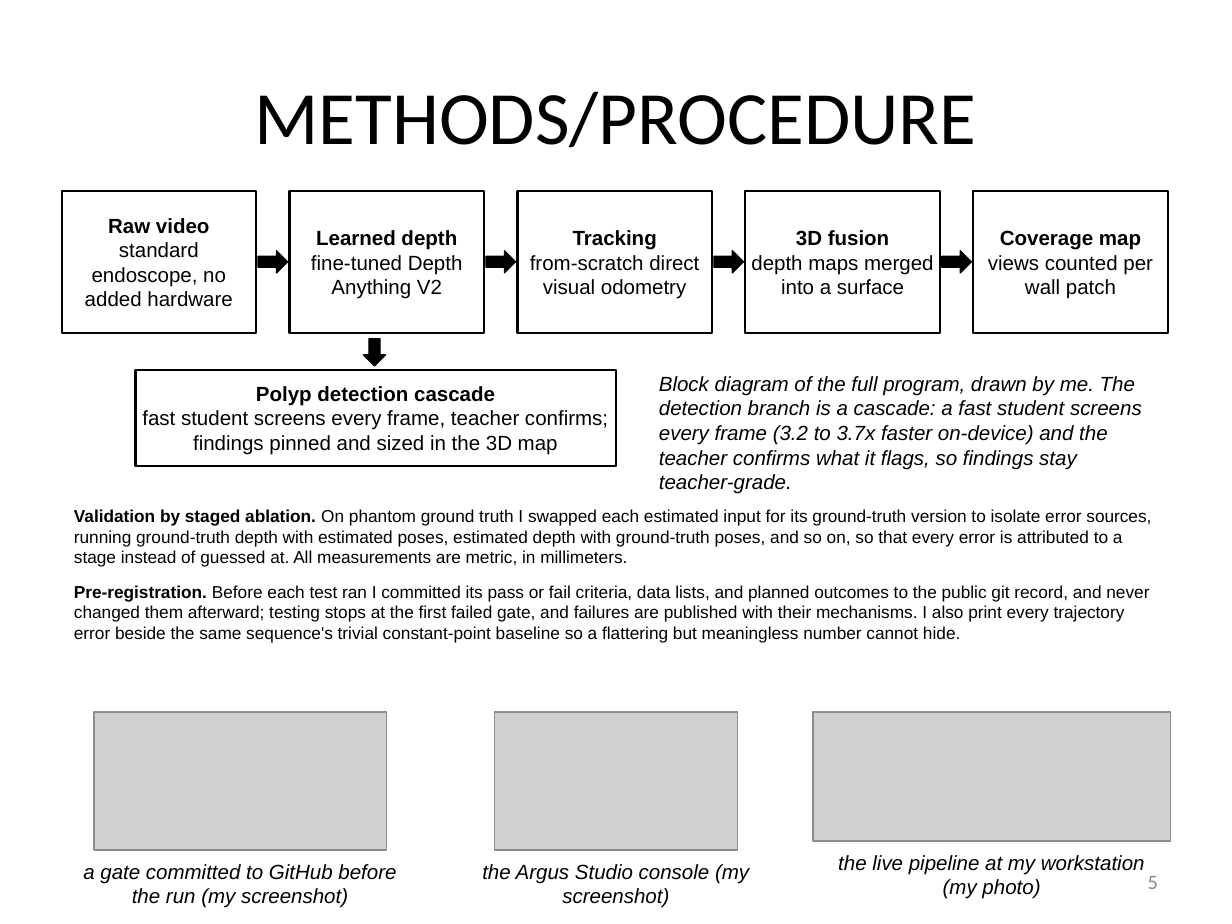
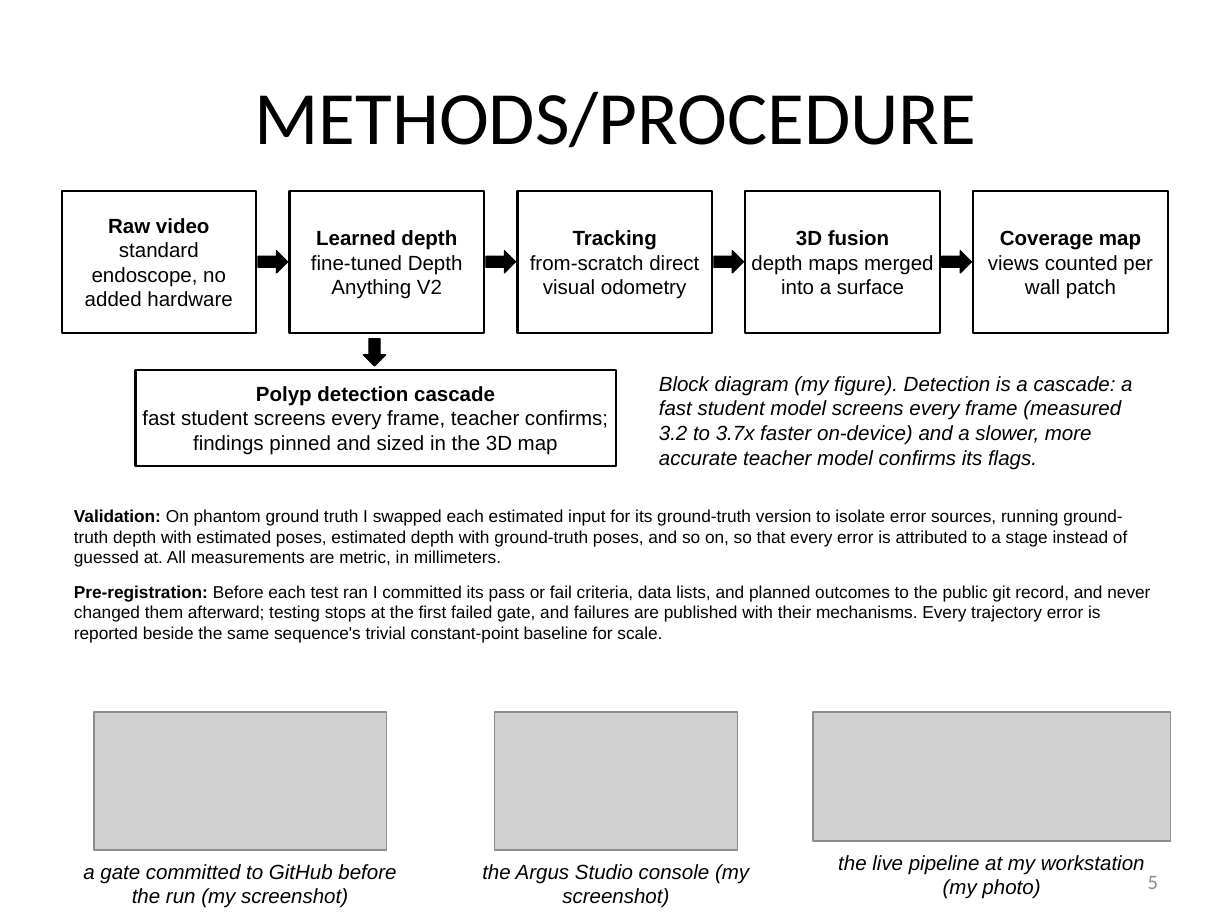
Before and after one commit to bluMoonx/EndoscopicMonocularSLAM, a slide deck: slide 5 of presentation/Argus_GSDSEF_2027_Digital_Presentation.pptx. Drawn at 1232x924 pixels with LibreOffice and Linux fonts; fonts in the diff are those of the drawing; grey boxes stand for pictures. Boxes give left, top, right and bottom in pixels: in the first picture for what was removed or moved away, otherwise in the second. Text is boxed around its words. In the diff, an @@ line names an element or a change of style, - is before the commit and + after.

Commit message:
Deck tone: plain report labels, no rhetorical phrasing
Bold lead-ins are now short labels with colons (Problem, Background,
Goal, Origin, Research question, Datasets, Hardware, Software,
Repository, Validation, Pre-registration, Iterations, Rejected
designs, Audits, Negatives, Central finding, Coverage metric, Errors,
Redesign causes, Answer, Comparison, Limitations). Flourish phrases
removed throughout the body text. Validation passes; all slides
re-rendered.

```diff
--- a/presentation/Argus_GSDSEF_2027_Digital_Presentation.pptx
+++ b/presentation/Argus_GSDSEF_2027_Digital_Presentation.pptx
@@ text at [659, 376, 1132, 470]: text changed @@
-Block diagram of the full program, drawn by me. The detection branch is a cascade: a fast student screens every frame (3.2 to 3.7x faster on-device) and the teacher confirms what it flags, so findings stay teacher-grade.
+Block diagram (my figure). Detection is a cascade: a fast student model screens every frame (measured 3.2 to 3.7x faster on-device) and a slower, more accurate teacher model confirms its flags.
@@ text at [74, 509, 1150, 643]: text changed @@
-Validation by staged ablation. On phantom ground truth I swapped each estimated input for its ground-truth version to isolate error sources, running ground-truth depth with estimated poses, estimated depth with ground-truth poses, and so on, so that every error is attributed to a stage instead of guessed at. All measurements are metric, in millimeters.
-Pre-registration. Before each test ran I committed its pass or fail criteria, data lists, and planned outcomes to the public git record, and never changed them afterward; testing stops at the first failed gate, and failures are published with their mechanisms. I also print every trajectory error beside the same sequence's trivial constant-point baseline so a flattering but meaningless number cannot hide.
+Validation: On phantom ground truth I swapped each estimated input for its ground-truth version to isolate error sources, running ground-truth depth with estimated poses, estimated depth with ground-truth poses, and so on, so that every error is attributed to a stage instead of guessed at. All measurements are metric, in millimeters.
+Pre-registration: Before each test ran I committed its pass or fail criteria, data lists, and planned outcomes to the public git record, and never changed them afterward; testing stops at the first failed gate, and failures are published with their mechanisms. Every trajectory error is reported beside the same sequence's trivial constant-point baseline for scale.
```
Also in this commit, not shown: 6 other slides changed, 1 other file.
